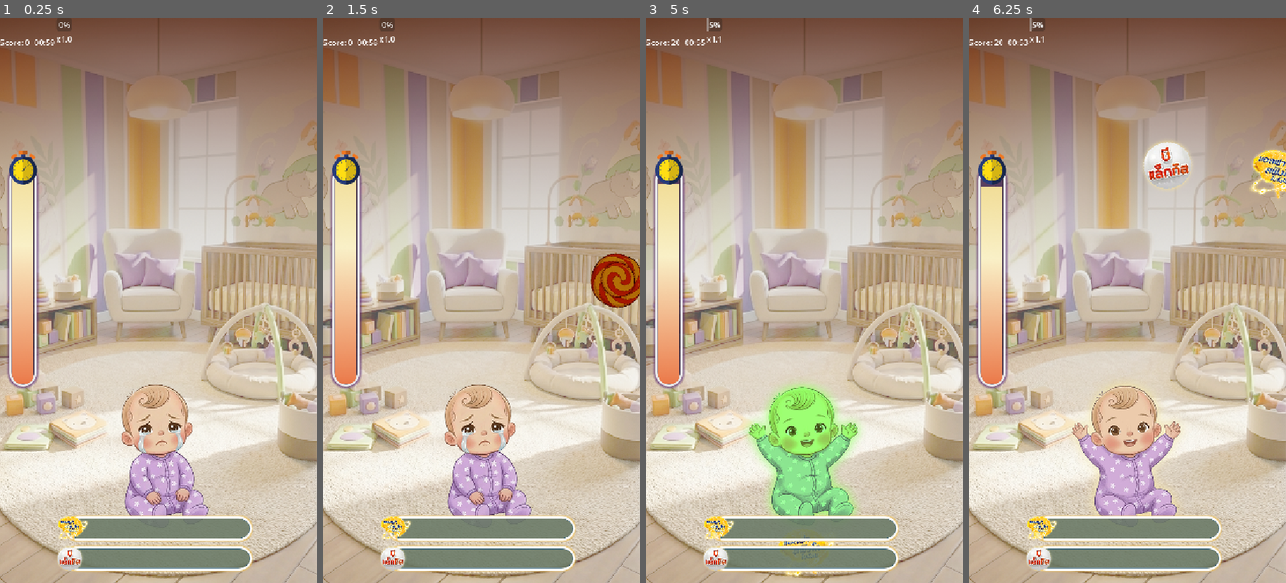
Above: before the commit, frames 1-4 (left to right).
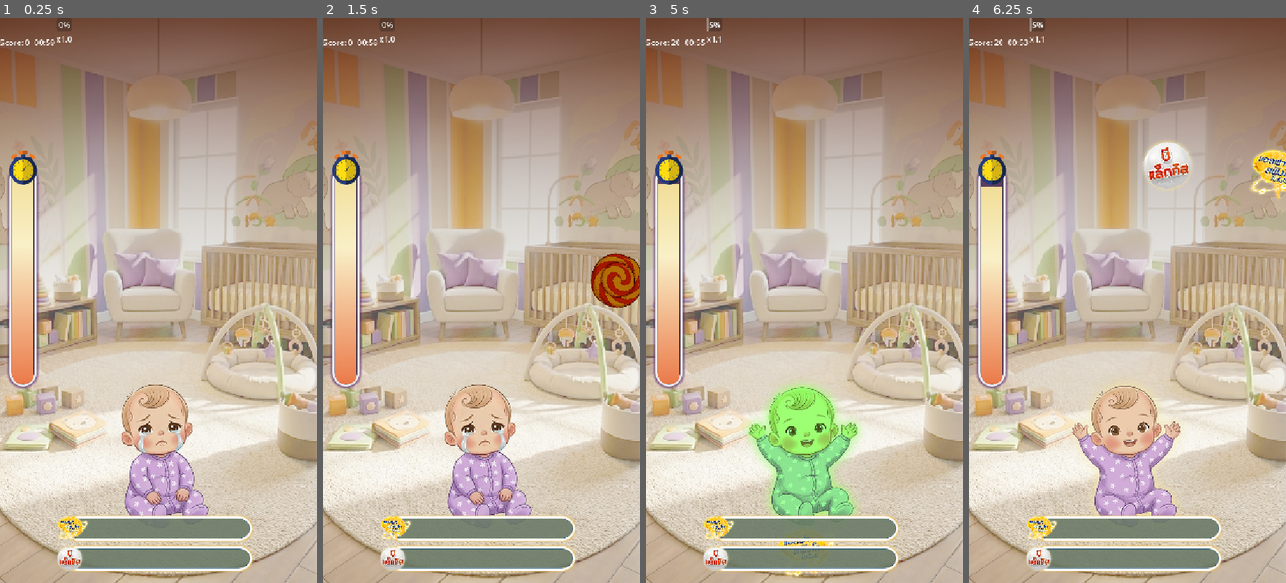
Above: after the commit, the same moments.

Repository: 6099sin/pro-c
Game: Godot game, scene res://scenes/core/Main.tscn
Two runs of this game, one before a commit and one after it. Both use one fixed random seed, a clock stepped at 60 frames per second and the inputs below. This scene is started directly instead of the project's main scene.
Inputs (mouse positions are in pixels of both pictures, inside the frame that each line leads up to):
- Up to frame 1 (0.25 s): no input
- Up to frame 2 (1.5 s): tap Enter at 0.5 s; move the mouse to (551, 272) at 0.52 s; click (551, 272) at 0.67 s; drag from (639, 328) to (481, 453) at 1.27 s
- Up to frame 3 (5 s): move the mouse to (836, 176) at 2.02 s; click (836, 176) at 2.17 s; drag from (896, 277) to (709, 215) at 2.77 s; move the mouse to (899, 385) at 3.52 s; click (899, 385) at 3.67 s; drag from (950, 283) to (725, 436) at 4.27 s
- Up to frame 4 (6.25 s): move the mouse to (1143, 300) at 5.02 s; click (1143, 300) at 5.17 s; drag from (1079, 159) to (1064, 328) at 5.77 s

The runs differ from the first frame. In frame 1, less than 0.1% of the frame differs, in the area x 20-23%, y 91-93%; in frame 2, nothing differs; in frame 3, less than 0.1%; in frame 4, nothing differs.

Commit message:
add tween for all progress bar

Diff:
--- a/scripts/ui/HUD.gd
+++ b/scripts/ui/HUD.gd
@@ -8,8 +8,13 @@
 @onready var game_over_panel = $TopBar/GradeLabel
 @onready var progressAlpha_bar: ProgressBar = $MarginContainer/VBoxContainer/PanelContainer3/ProgressBar
 @onready var progressBeta_bar: ProgressBar = $MarginContainer/VBoxContainer/PanelContainer2/ProgressBar
+@onready var timer_bar: ProgressBar = $MarginContainer2/HBoxContainer/PanelContainer3/ProgressBar
 @onready var bonus_time_indicator = $BonusTime
 var HUD_FILL_BAR = preload("uid://b4ll0t0y4e38t")
+
+var alpha_tween: Tween
+var beta_tween: Tween
+var time_tween: Tween
 
 
 func _ready():
@@ -47,25 +52,42 @@
 		tween.tween_property(score_label_alpha, "scale", Vector2.ONE, 0.2).set_trans(Tween.TRANS_BOUNCE)
 
 func update_alpha_bar_ui(new_alpha_score: int):
-	progressAlpha_bar.value = new_alpha_score
+	if alpha_tween and alpha_tween.is_valid():
+		alpha_tween.kill()
+	alpha_tween = create_tween()
+	alpha_tween.tween_property(progressAlpha_bar, "value", new_alpha_score, 0.5).set_trans(Tween.TRANS_QUINT).set_ease(Tween.EASE_OUT)
 	# Optional: add juice here for alpha bar update
 
 func update_beta_bar_ui(new_beta_score: int): # New function
-	progressBeta_bar.value = new_beta_score
+	if beta_tween and beta_tween.is_valid():
+		beta_tween.kill()
+	beta_tween = create_tween()
+	beta_tween.tween_property(progressBeta_bar, "value", new_beta_score, 0.5).set_trans(Tween.TRANS_QUINT).set_ease(Tween.EASE_OUT)
 	# Optional: add juice here for beta bar update
 
 func update_timer_ui(time_left: float):
 	timer_label.text = Utils.format_time(time_left)
-	$MarginContainer2/HBoxContainer/PanelContainer3/ProgressBar.value = time_left
+
+	# Only use tween if the difference is significant (e.g. bonus/penalty), otherwise direct set is smoother for frame-by-frame
+	if abs(timer_bar.value - time_left) > 1.0:
+		if time_tween and time_tween.is_valid():
+			time_tween.kill()
+		time_tween = create_tween()
+		time_tween.tween_property(timer_bar, "value", time_left, 0.2).set_trans(Tween.TRANS_QUINT).set_ease(Tween.EASE_OUT)
+	else:
+		# For normal ticking, we can just set it, OR short tween.
+		# Direct set is better for linear time decrease.
+		timer_bar.value = time_left
+
 	if time_left < 10:
-		$MarginContainer2/HBoxContainer/PanelContainer3/ProgressBar.scale = Vector2(1.2, 1)
+		timer_bar.scale = Vector2(1.2, 1)
 		var tween = create_tween()
-		tween.tween_property($MarginContainer2/HBoxContainer/PanelContainer3/ProgressBar, "scale", Vector2.ONE, 0.2).set_trans(Tween.TRANS_BOUNCE)
+		tween.tween_property(timer_bar, "scale", Vector2.ONE, 0.2).set_trans(Tween.TRANS_BOUNCE)
 		var stylebox = HUD_FILL_BAR.duplicate()
 		stylebox.bg_color = Color(1, 0, 0, 0.4)
 		if stylebox is StyleBoxFlat:
-			$MarginContainer2/HBoxContainer/PanelContainer3/ProgressBar.add_theme_stylebox_override("fill", stylebox)
-			var get_UI_StyleBox = $MarginContainer2/HBoxContainer/PanelContainer3/ProgressBar.get_theme_stylebox("fill").duplicate()
+			timer_bar.add_theme_stylebox_override("fill", stylebox)
+			var get_UI_StyleBox = timer_bar.get_theme_stylebox("fill").duplicate()
 			# 2. Create the Tween
 			var tween2 = create_tween()
 			# 3. Target the 'stylebox' reference directly to animate its 'bg_color'
